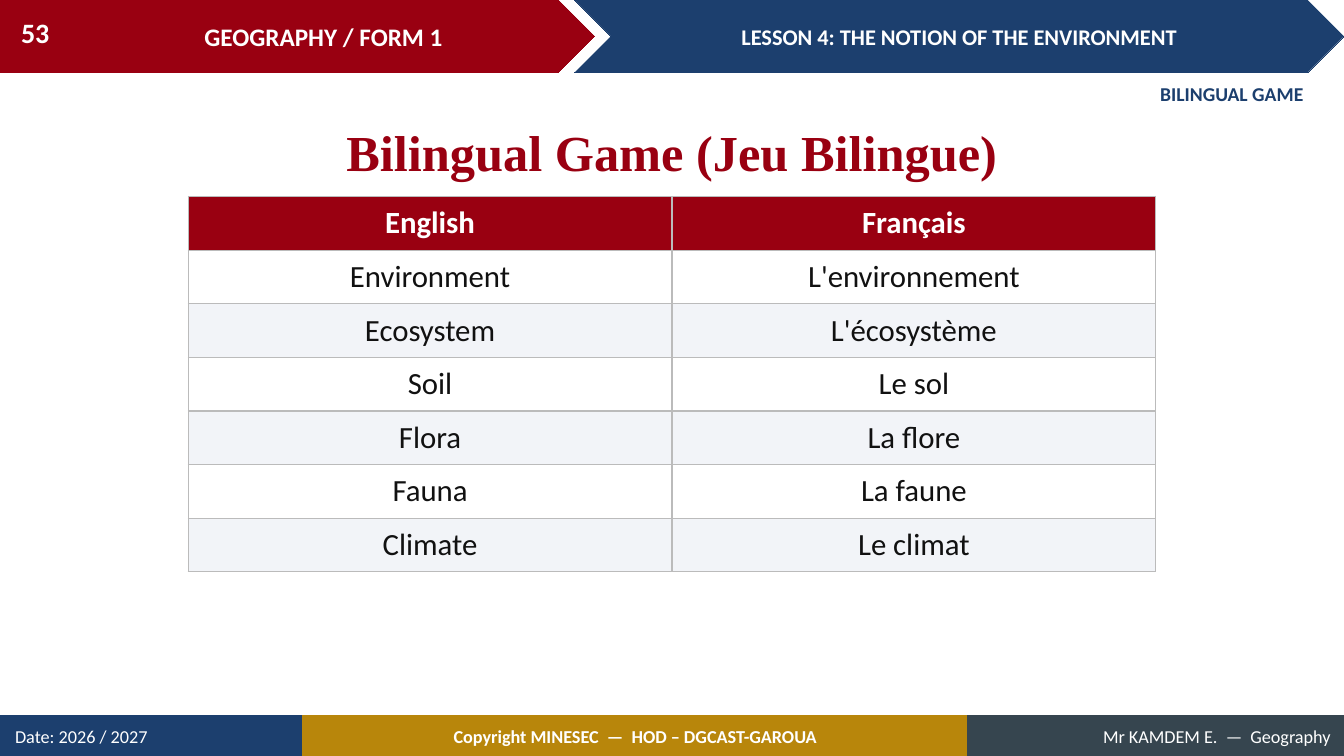
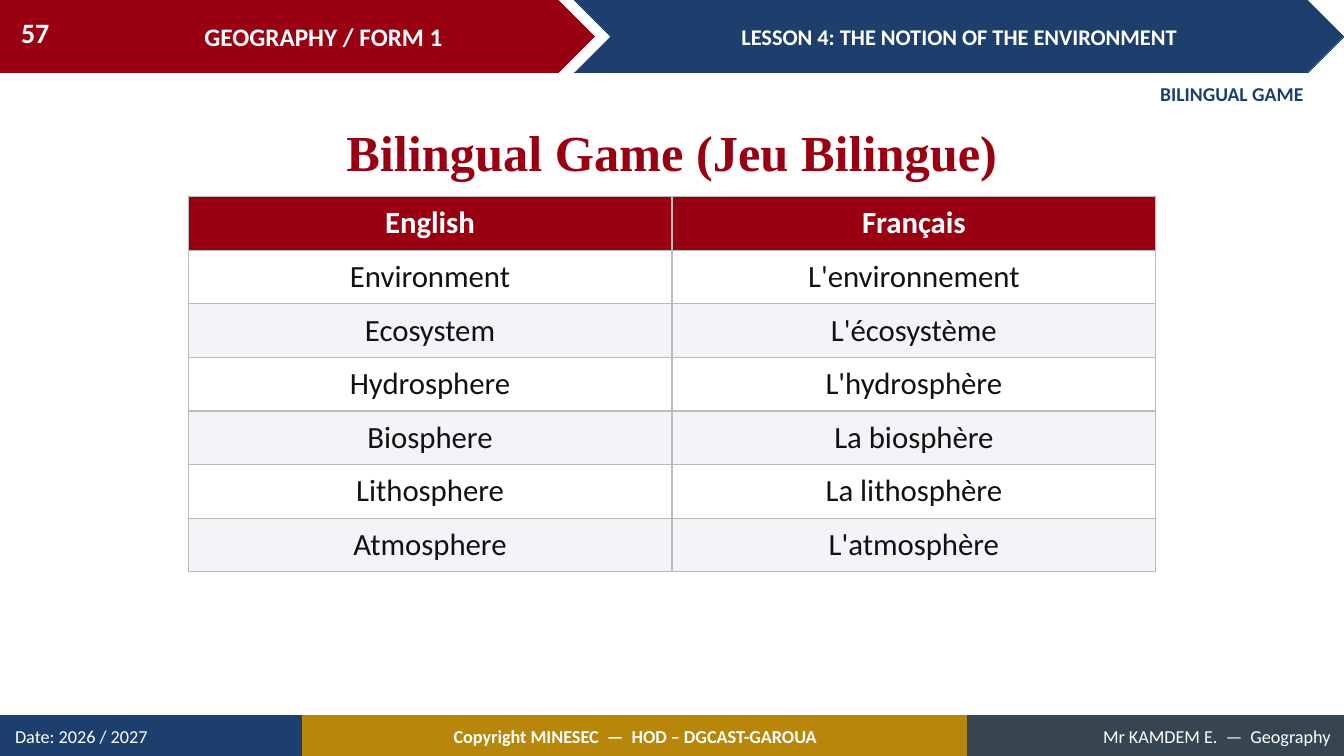
Before and after one commit to Berthautk/linea-github, a slide deck: slide 57 of lecons/F1/07_F1_M2_L04_The_Notion_of_the_Environment.pptx (slide 53 before the commit). Drawn at 1344x756 pixels with LibreOffice and Linux fonts; fonts in the diff are those of the drawing. Boxes give left, top, right and bottom in pixels: in the first picture for what was removed or moved away, otherwise in the second. Text is boxed around its words. In the diff, an @@ line names an element or a change of style, - is before the commit and + after.

```diff
--- a/lecons/F1/07_F1_M2_L04_The_Notion_of_the_Environment.pptx
+++ b/lecons/F1/07_F1_M2_L04_The_Notion_of_the_Environment.pptx
@@ page number at [21,24,49,43]: text changed @@
-53
+57
@@ table at [189,197,1156,564] @@
-row 4, column 1: Soil
+row 4, column 1: Hydrosphere
-row 4, column 2: Le sol
+row 4, column 2: L'hydrosphère
-row 5, column 1: Flora
+row 5, column 1: Biosphere
-row 5, column 2: La flore
+row 5, column 2: La biosphère
-row 6, column 1: Fauna
+row 6, column 1: Lithosphere
-row 6, column 2: La faune
+row 6, column 2: La lithosphère
-row 7, column 1: Climate
+row 7, column 1: Atmosphere
-row 7, column 2: Le climat
+row 7, column 2: L'atmosphère
```
Also in this commit, not shown: 26 other slides changed, 12 slides added, 9 slides removed, 8 other files.
